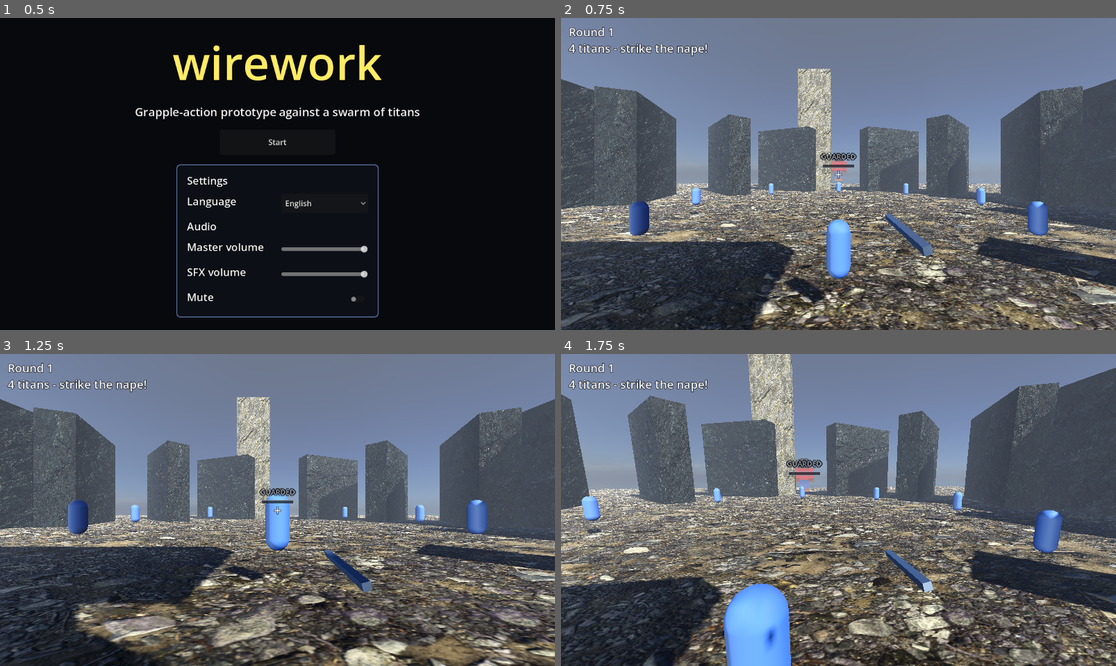
Above: before the commit, frames 1-4 (two rows, left to right).
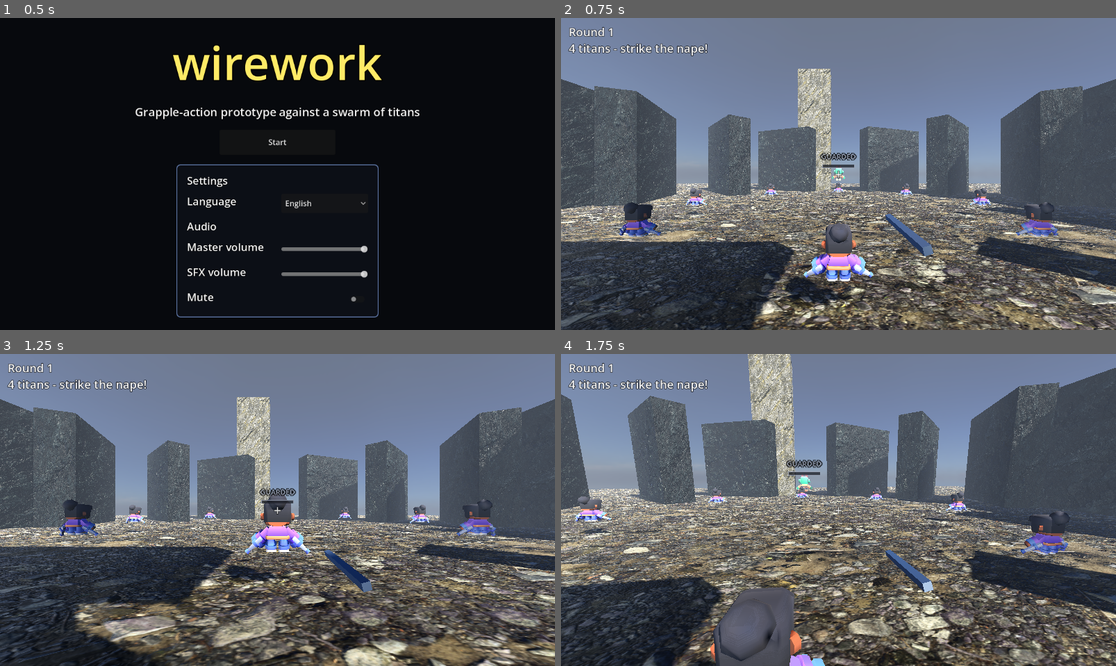
Above: after the commit, the same moments.

Repository: savagemanage/game-champs
Game: Godot game, scene res://scenes/StartScreen.tscn
The game is run twice, just before and just after one commit, with the same random seed, the same clock (stepped at 60 frames per second) and the same inputs.
Inputs (mouse positions are in pixels of both pictures, inside the frame that each line leads up to):
- Up to frame 1 (0.5 s): no input
- Up to frame 2 (0.75 s): click "Start" at 0.5 s
- Up to frame 3 (1.25 s): no input
- Up to frame 4 (1.75 s): tap Enter at 1.25 s; move the mouse to (866, 510) at 1.27 s; hold W (move_forward) from 1.28 s (still down); click (866, 510) at 1.35 s; tap Space (jump) at 1.52 s

Frame 1 is identical in both runs. In frame 2, 3.1% of the frame differs, in the area x 10-90%, y 43-93%; in frame 3, 2.6%; in frame 4, 5.2%, in the area x 2-92%, y 33-100%.

Commit message:
feat(visual): replace blocky models with realistic low-poly generic soldier/giant/citizen (CC0/free, credited)

Diff:
--- a/scenes/Citizen.tscn
+++ b/scenes/Citizen.tscn
@@ -23,7 +23,7 @@
 [node name="CharacterModel" type="Node3D" parent="."]
 script = ExtResource("2_charvis")
 model_path = "res://assets/models/citizen_character.glb"
-model_scale = 1.15
+model_scale = 2.2
 model_y_offset = 0.0
 model_yaw_deg = 180.0
 fallback_mesh_path = NodePath("../MeshInstance3D")
--- a/scenes/Player.tscn
+++ b/scenes/Player.tscn
@@ -48,8 +48,8 @@
 [node name="CharacterModel" type="Node3D" parent="."]
 visible = false
 script = ExtResource("5_charvis")
-model_path = "res://assets/models/player_character.glb"
-model_scale = 1.35
+model_path = "res://assets/models/soldier_character.glb"
+model_scale = 2.7
 model_y_offset = 0.0
 model_yaw_deg = 180.0
 fallback_mesh_path = NodePath("../MeshInstance3D")
--- a/scenes/Titan.tscn
+++ b/scenes/Titan.tscn
@@ -59,8 +59,8 @@
 
 [node name="CharacterModel" type="Node3D" parent="."]
 script = ExtResource("2_charvis")
-model_path = "res://assets/models/titan_character.glb"
-model_scale = 3.4
+model_path = "res://assets/models/giant_character.glb"
+model_scale = 6.4
 model_y_offset = 0.0
 model_yaw_deg = 180.0
 fallback_mesh_path = NodePath("../MeshInstance3D")
--- a/scripts/player/character_visual.gd
+++ b/scripts/player/character_visual.gd
@@ -1,6 +1,8 @@
 extends Node3D
-## Guarded runtime loader for a CC0 low-poly humanoid GLB (Kenney "Blocky
-## Characters" 2.0, CC0 - see assets/CREDITS.md). Attached to a "CharacterModel"
+## Guarded runtime loader for a CC0 realistic low-poly humanoid GLB (Kenney
+## "Mini Characters" / "Mini Dungeon", CC0 - see assets/CREDITS.md). The former
+## "Blocky Characters" models were replaced in FEAT-006 by more realistic
+## generic humanoids (soldier, giant, citizen). Attached to a "CharacterModel"
 ## Node3D that is a VISUAL-ONLY sibling of the owning body's CollisionShape3D:
 ## it never adds a physics body or collision shape, so movement / navigation /
 ## the nape Area3D are driven entirely by the existing capsule collider.
@@ -15,8 +17,9 @@
 ##
 ## Web-safe: no Thread/Mutex/Semaphore/WorkerThreadPool, no SubViewport. Godot
 ## imports a .glb as a PackedScene of plain Node3D / MeshInstance3D nodes plus
-## an AnimationPlayer (these Kenney rigs are node-transform animated, 0 skins),
-## none of which are physics bodies, so no collider is ever introduced.
+## a Skeleton3D and an AnimationPlayer (these Mini rigs are skinned with an
+## `idle` clip); none of which are physics bodies, so no collider is ever
+## introduced - the model stays purely VISUAL.
 
 # --- TUNING CONSTANTS (no magic numbers below this block) ---
 
Binary file added: assets/models/citizen_character.glb
Binary file added: assets/models/giant_character.glb
Binary file removed: assets/models/player_character.glb
Binary file added: assets/models/soldier_character.glb
Binary file removed: assets/models/titan_character.glb
Not shown, changed: .gitignore
Not shown, changed: assets/CREDITS.md
Not shown, changed: handoff.md
